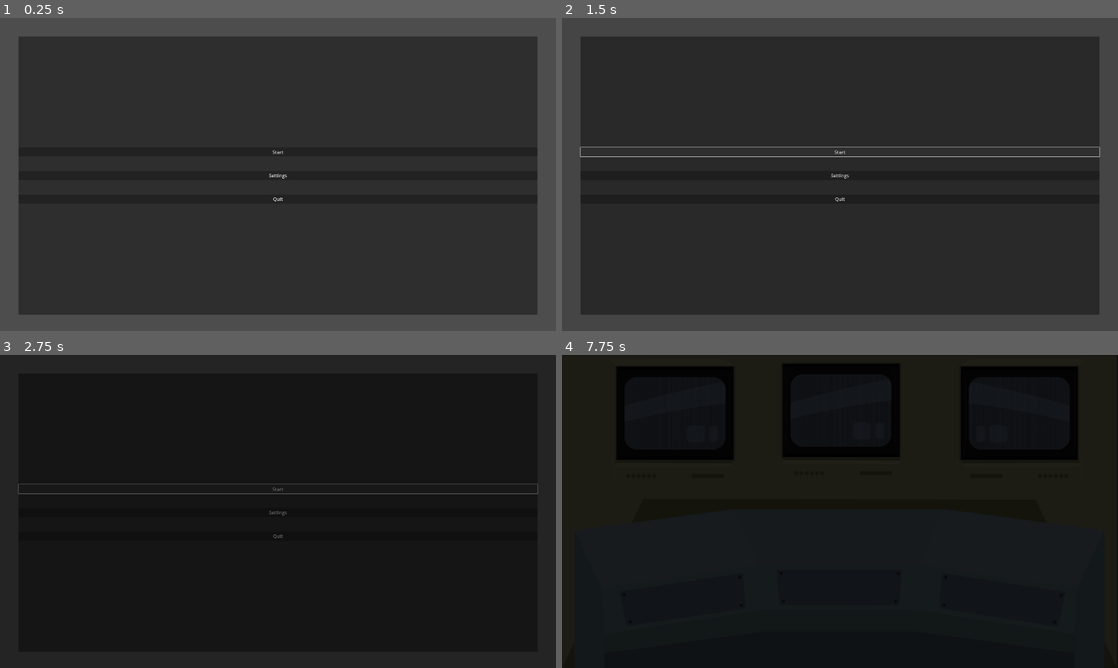
Above: before the commit, frames 1-4 (two rows, left to right).
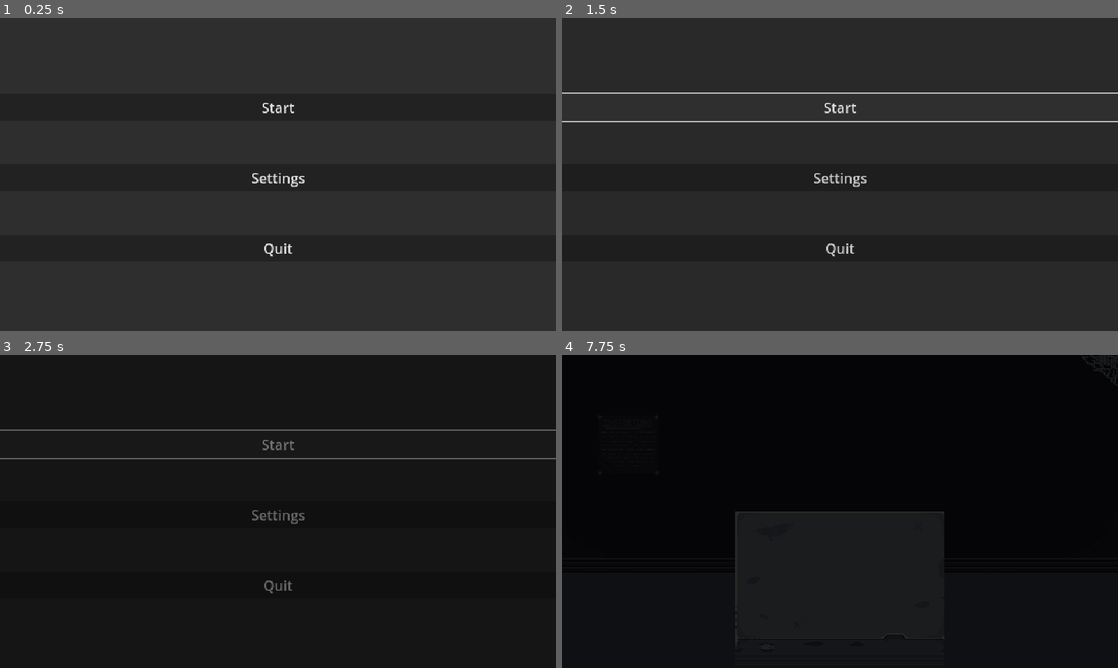
Above: after the commit, the same moments.

Repository: LuckyDog-Studios/ReactorControl
Game: Godot game, scene res://scenes/main_menu.tscn
Two runs of this game, one before a commit and one after it. Both use one fixed random seed, a clock stepped at 60 frames per second and the inputs below. Sound files missing from this copy of the repository are replaced by a short silence.
Inputs (mouse positions are in pixels of both pictures, inside the frame that each line leads up to):
- Up to frame 1 (0.25 s): no input
- Up to frame 2 (1.5 s): click "Start" at 0.5 s; click "Start" at 1.25 s
- Up to frame 3 (2.75 s): click "Start" at 2 s
- Up to frame 4 (7.75 s): move the mouse to (962, 495) at 2.77 s; hold Space (SPACE) 2.78-3.53 s; move the mouse to (728, 527) at 3.52 s; tap Space (SPACE) at 3.6, 5.1, 6.6 s; tap Enter at 4.25, 5.75, 7.25 s; move the mouse to (895, 442) at 4.27 s; hold Space (SPACE) 4.28-5.03 s; move the mouse to (812, 574) at 5.02 s; move the mouse to (1006, 558) at 5.77 s; hold Space (SPACE) 5.78-6.53 s; move the mouse to (673, 464) at 6.52 s; move the mouse to (867, 511) at 7.27 s; hold Space (SPACE) from 7.28 s (still down)

The runs differ from the first frame. In frame 1, 17% of the frame differs, in the area x 0-100%, y 0-100%; in frame 2, 18%; in frame 3, 1.6%; in frame 4, 1.5%.
Error in both runs: Cannot call method 'change_scene_to_file' on a null value. (res://scripts/main_menu.gd:9)

Commit message:
remade art into pixel art

Diff:
--- a/project.godot
+++ b/project.godot
@@ -21,10 +21,12 @@
 
 [display]
 
-window/size/viewport_width=1920
-window/size/viewport_height=1080
+window/size/viewport_width=640
+window/size/viewport_height=360
+window/size/mode=3
+window/size/window_width_override=1920
+window/size/window_height_override=1080
 window/stretch/mode="viewport"
-window/stretch/aspect="expand"
 window/stretch/scale_mode="integer"
 
 [global_group]
@@ -48,3 +50,7 @@
 "events": [Object(InputEventKey,"resource_local_to_scene":false,"resource_name":"","device":-1,"window_id":0,"alt_press …(191 unchanged characters)…
 ]
 }
+
+[rendering]
+
+textures/canvas_textures/default_texture_filter=0
--- a/scenes/startingsequence.tscn
+++ b/scenes/startingsequence.tscn
@@ -1,10 +1,8 @@
-[gd_scene load_steps=16 format=3 uid="uid://c33o2lwv0nhgd"]
+[gd_scene load_steps=14 format=3 uid="uid://c33o2lwv0nhgd"]
 
 [ext_resource type="Script" path="res://scripts/game.gd" id="1_xkqpl"]
-[ext_resource type="Texture2D" uid="uid://cxbc3iybvsxol" path="res://assets/sprites/temp bg.png" id="2_2nboh"]
-[ext_resource type="Texture2D" uid="uid://cv0xiybe3480p" path="res://assets/sprites/control panel temp 2.png" id="3_c8g3w"]
-[ext_resource type="Texture2D" uid="uid://cnkxuv67uivd4" path="res://assets/sprites/Screen slight side pov.png" id="4_l3pbo"]
-[ext_resource type="Texture2D" uid="uid://dfjsmwig40k57" path="res://assets/sprites/Sreen front pov.png" id="5_4fe1s"]
+[ext_resource type="Texture2D" uid="uid://dkcpjg3ip6ib7" path="res://assets/sprites/background01.png" id="2_61qe6"]
+[ext_resource type="Texture2D" uid="uid://bxjao8uvggrvr" path="res://assets/sprites/table02.png" id="2_81lqt"]
 [ext_resource type="PackedScene" uid="uid://be7yh8pbi0c6v" path="res://scenes/dialogue.tscn" id="6_21dy5"]
 [ext_resource type="PackedScene" uid="uid://c0twpdx55si15" path="res://scenes/PauseMenu.tscn" id="7_e4vty"]
 [ext_resource type="PackedScene" uid="uid://ct6eta633c7pu" path="res://scenes/explosion_effect.tscn" id="8_3ek5j"]
@@ -125,39 +123,18 @@
 material = SubResource("ShaderMaterial_kgn6p")
 scale = Vector2(1.66344, 1.66344)
 
-[node name="TempBg" type="Sprite2D" parent="Art"]
-use_parent_material = true
-position = Vector2(576, 324.5)
-scale = Vector2(0.76494, 0.589464)
-texture = ExtResource("2_2nboh")
-
-[node name="Control Panel" type="Sprite2D" parent="Art"]
-use_parent_material = true
-position = Vector2(576, 568)
-scale = Vector2(0.794872, 0.794872)
-texture = ExtResource("3_c8g3w")
-
-[node name="LeftScreen" type="Sprite2D" parent="Art"]
-use_parent_material = true
-position = Vector2(228, 138)
-texture = ExtResource("4_l3pbo")
-
-[node name="MidScreen" type="Sprite2D" parent="Art"]
-use_parent_material = true
-position = Vector2(580, 138)
-texture = ExtResource("5_4fe1s")
-
-[node name="RightScreen" type="Sprite2D" parent="Art"]
-use_parent_material = true
-position = Vector2(956, 138)
-texture = ExtResource("4_l3pbo")
-flip_h = true
+[node name="Background01" type="Sprite2D" parent="Art"]
+position = Vector2(192.372, 108.209)
+scale = Vector2(0.601164, 0.601164)
+texture = ExtResource("2_61qe6")
+metadata/_edit_lock_ = true
 
 [node name="UI Elements" type="CanvasLayer" parent="."]
 
 [node name="Dialogue" parent="UI Elements" instance=ExtResource("6_21dy5")]
 
 [node name="FadeInRectangle" type="ColorRect" parent="UI Elements"]
+visible = false
 anchors_preset = 15
 anchor_right = 1.0
 anchor_bottom = 1.0
@@ -165,13 +142,11 @@
 grow_vertical = 2
 mouse_filter = 2
 color = Color(0, 0, 0, 1)
+metadata/_edit_lock_ = true
 
 [node name="Explosion Effect" parent="UI Elements" instance=ExtResource("8_3ek5j")]
-offset_left = -336.0
-offset_top = -144.0
-offset_right = -336.0
-offset_bottom = -144.0
 mouse_filter = 2
+metadata/_edit_lock_ = true
 
 [node name="Pause Menu" parent="UI Elements" instance=ExtResource("7_e4vty")]
 
@@ -187,5 +162,9 @@
 stream = ExtResource("11_pu4yw")
 volume_db = -10.0
 
+[node name="Table02" type="Sprite2D" parent="."]
+position = Vector2(320, 270)
+texture = ExtResource("2_81lqt")
+
 [connection signal="DialogueComplete" from="UI Elements/Dialogue" to="." method="_on_dialogue_dialogue_complete"]
 [connection signal="finished" from="Sounds/AlarmSoundsPlayer" to="Sounds" method="_on_alarm_sounds_player_finished"]
--- a/scripts/game.gd
+++ b/scripts/game.gd
@@ -7,6 +7,10 @@
 
 	if $"UI Elements/Temperature System":
 		$"UI Elements/Temperature System".connect("GameOver", game_over)
+
+
+	#so that I can actually see the damn viewport :)
+	$"UI Elements/FadeInRectangle".visible = true
 
 
 func game_over():
Binary file removed: assets/sprites/Dial temp.png
Not shown, removed: assets/sprites/Dial temp.png.import
Binary file removed: assets/sprites/Screen slight side pov.png
Not shown, removed: assets/sprites/Screen slight side pov.png.import
Binary file removed: assets/sprites/Sreen front pov.png
Not shown, removed: assets/sprites/Sreen front pov.png.import
Binary file added: assets/sprites/background01.png
Not shown, changed: assets/sprites/background01.png.import
Binary file removed: assets/sprites/button/button1.png
Not shown, removed: assets/sprites/button/button1.png.import
Binary file removed: assets/sprites/button/button2.png
Not shown, removed: assets/sprites/button/button2.png.import
(and 11 more such lines)
